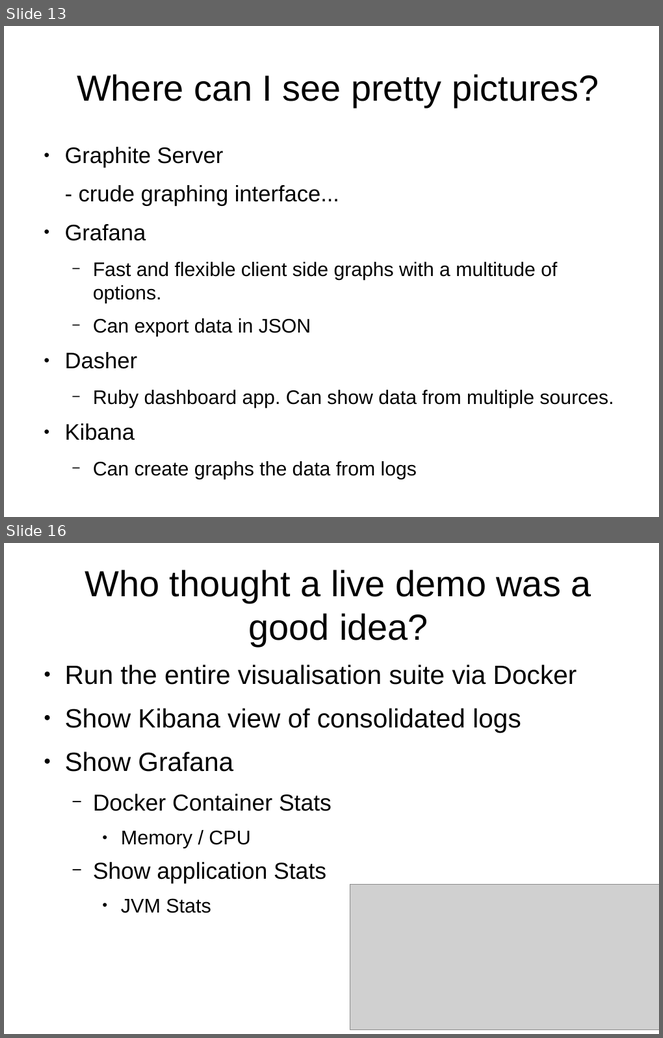
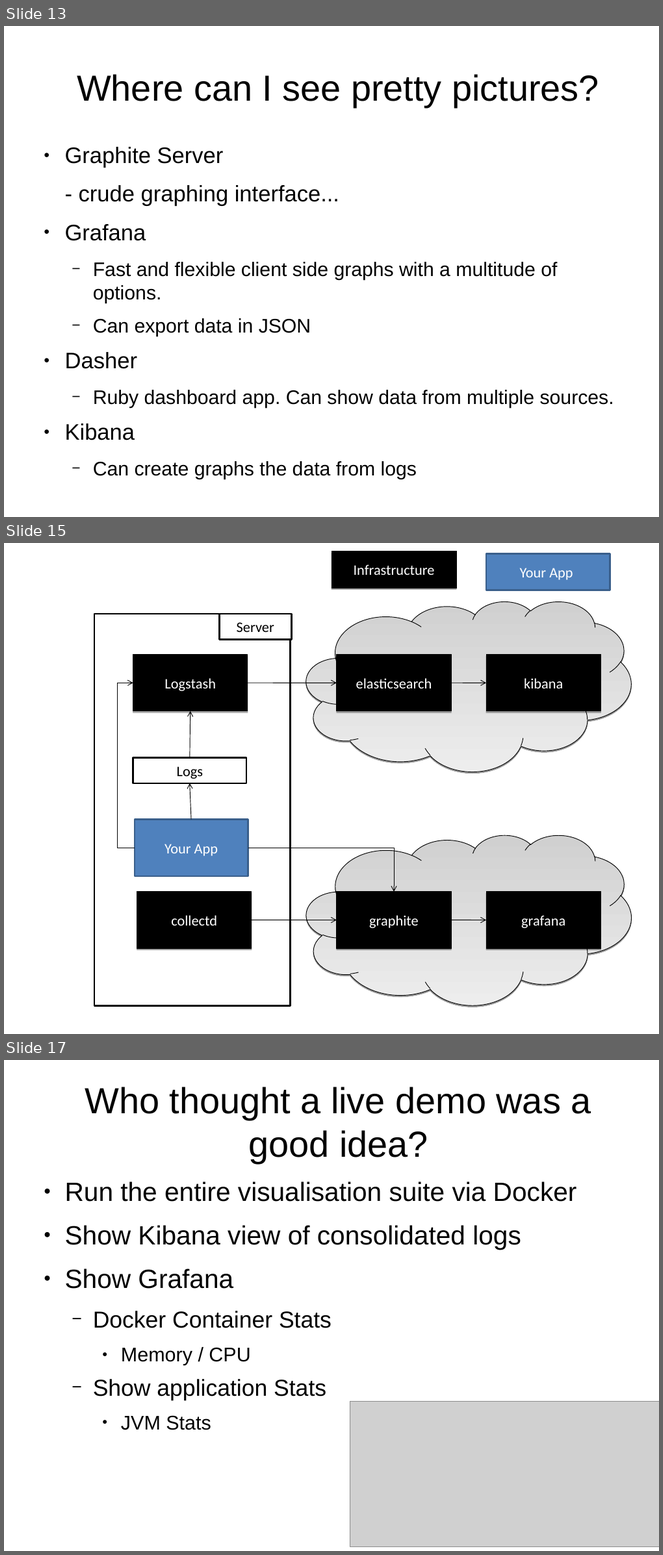
Before and after one commit to RobTaylor76/DevOpsNE-Visualisation-Talk, a slide deck: presentation.odp. Shown one above the other, each under a label of ours: slides 13 and 16 before the commit, slides 13, 15 and 17 after it; the slides between them are not shown. The pictures are 663x1038 and 663x1555 pixels, drawn with LibreOffice and Linux fonts; fonts in the diff are those of the drawing; grey boxes stand for pictures. Boxes give left, top, right and bottom in pixels: in the first picture for what was removed or moved away, otherwise in the second. Text is boxed around its words. In the diff, an @@ line names an element or a change of style, - is before the commit and + after.

```diff
--- a/presentation.odp
+++ b/presentation.odp
@@ slide 15 added at (4,543,659,1034), background #FFFFFF @@
@@ rectangle added at (332,551,456,588), fill #000000, outline #000000 0.74 pt, 17.6 pt, text #FFFFFF @@
+Infrastructure
@@ rectangle added at (487,553,610,590), fill #4F81BD, outline #3A5F8B 2.01 pt, 17.6 pt, text #FFFFFF @@
+Your App
@@ rectangle added at (94,614,291,1006), fill #FFFFFF, outline #000000 2.01 pt @@
@@ rectangle added at (219,614,291,639), fill #FFFFFF, outline #000000 2.01 pt, 17.6 pt, text #000000 @@
+Server
@@ cloud added at (307,601,632,771), fill gradient #D0D0D0 to #EDEDED, outline #000000 0.74 pt @@
@@ rectangle added at (133,655,248,711), fill #000000, outline #000000 0.74 pt, 17.6 pt, text #FFFFFF @@
+Logstash
@@ rectangle added at (337,655,452,711), fill #000000, outline #000000 0.74 pt, 17.6 pt, text #FFFFFF @@
+elasticsearch
@@ rectangle added at (487,655,601,711), fill #000000, outline #000000 0.74 pt, 17.6 pt, text #FFFFFF @@
+kibana
@@ elbow arrow added from (135, 848) to (133, 683), #000000 0.74 pt @@
@@ arrow added from (237, 683) to (337, 683), #000000 0.74 pt @@
@@ arrow added from (452, 683) to (487, 683), #000000 0.74 pt @@
@@ arrow added from (190, 757) to (191, 711), #000000 0.74 pt @@
@@ rectangle added at (133,757,246,783), fill #FFFFFF, outline #000000 2.01 pt, 17.6 pt, text #000000 @@
+Logs
@@ arrow added from (191, 819) to (190, 783), #000000 0.74 pt @@
@@ rectangle added at (135,819,248,876), fill #4F81BD, outline #3A5F8B 2.01 pt, 17.6 pt, text #FFFFFF @@
+Your App
@@ cloud added at (307,835,632,1005), fill gradient #D0D0D0 to #EDEDED, outline #000000 0.74 pt @@
@@ elbow arrow added from (248, 848) to (394, 892), #000000 0.74 pt @@
@@ rectangle added at (137,892,252,949), fill #000000, outline #000000 0.74 pt, 17.6 pt, text #FFFFFF @@
+collectd
@@ rectangle added at (337,892,452,949), fill #000000, outline #000000 0.74 pt, 17.6 pt, text #FFFFFF @@
+graphite
@@ rectangle added at (487,892,601,949), fill #000000, outline #000000 0.74 pt, 17.6 pt, text #FFFFFF @@
+grafana
@@ arrow added from (252, 921) to (337, 921), #000000 0.74 pt @@
@@ arrow added from (452, 921) to (487, 921), #000000 0.74 pt @@
@@ what was slide 16 is now slide 17 @@
```
Also in this commit, not shown: 6 slides changed, 1 other slide added, 1 slide removed.
